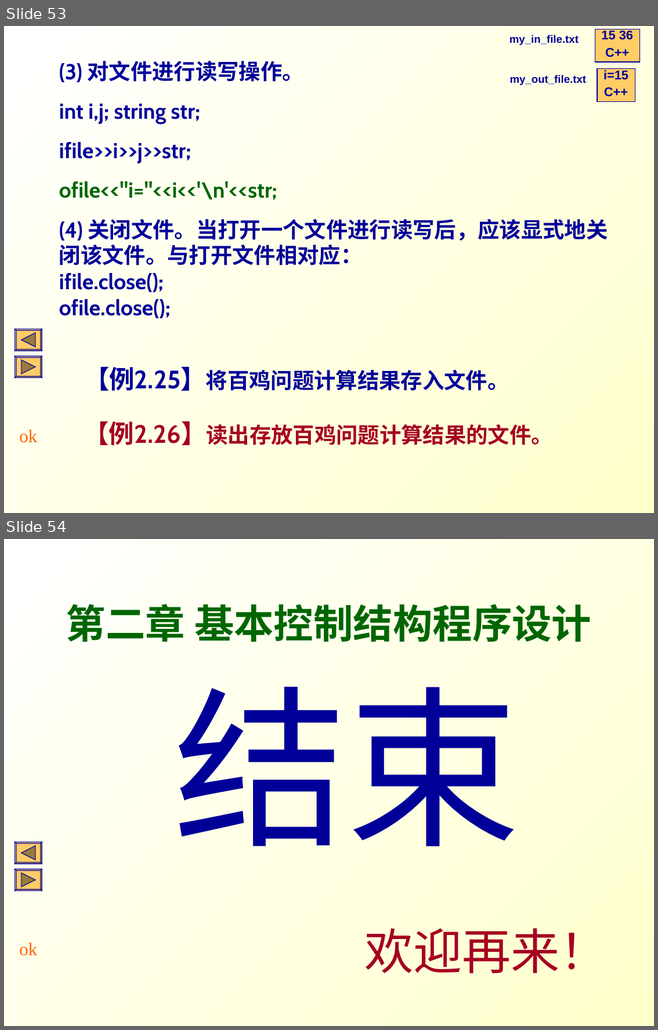
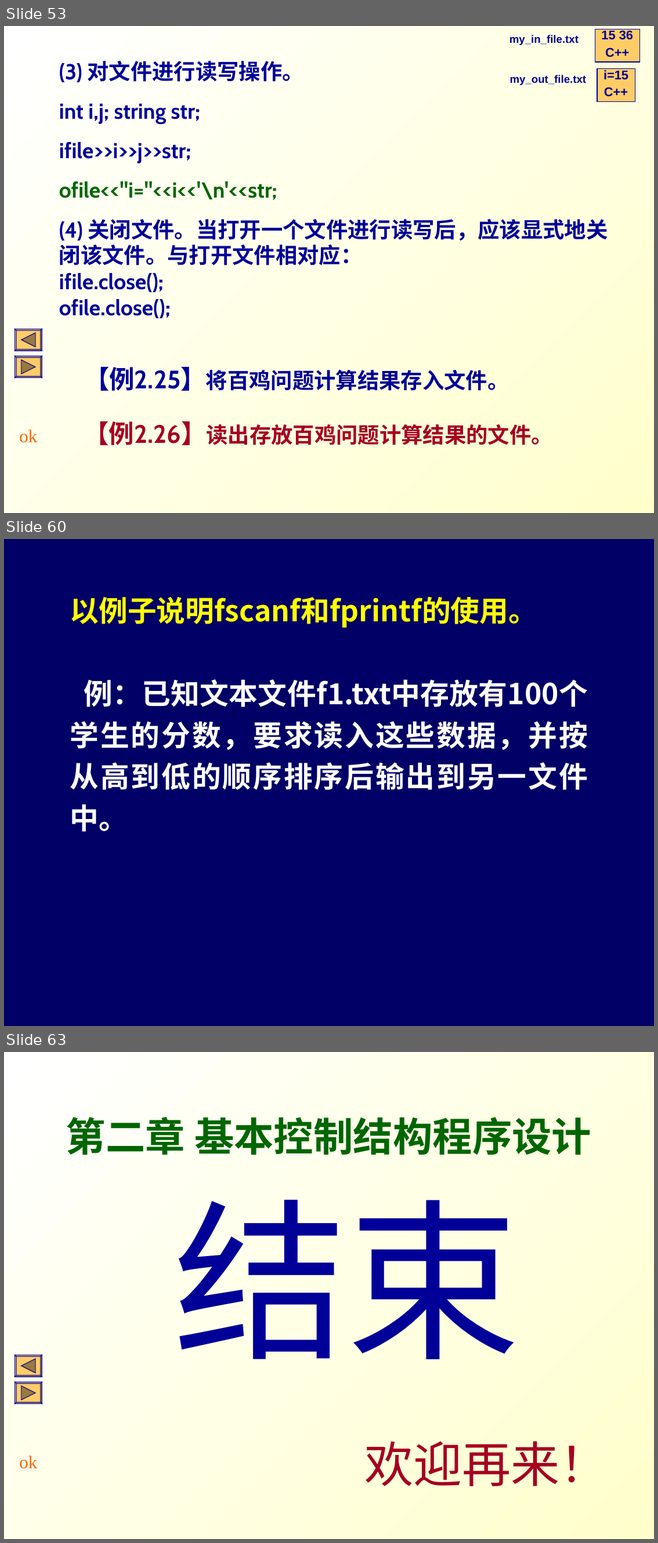
Before and after one commit to Changhe160/Changhe160.github.io, a slide deck: teachingRes/Cplusplus/unit02控制结构.ppt. Shown one above the other, each under a label of ours: slides 53 and 54 before the commit, slides 53, 60 and 63 after it; the slides between them are not shown. The pictures are 658x1030 and 658x1543 pixels, drawn with LibreOffice and Linux fonts; fonts in the diff are those of the drawing. Boxes give left, top, right and bottom in pixels: in the first picture for what was removed or moved away, otherwise in the second. Text is boxed around its words. In the diff, an @@ line names an element or a change of style, - is before the commit and + after.

```diff
--- a/teachingRes/Cplusplus/unit02控制结构.ppt
+++ b/teachingRes/Cplusplus/unit02控制结构.ppt
@@ slide 60 added at (4,539,654,1026), background #000066 @@
@@ text added at (70,596,587,832), 32 pt, text #FFFFFF, bold @@
+以例子说明fscanf和fprintf的使用。
+例：已知文本文件f1.txt中存放有100个学生的分数，要求读入这些数据，并按从高到低的顺序排序后输出到另一文件中。
@@ what was slide 54 is now slide 63 @@
```
Also in this commit, not shown: 8 other slides added, 1 other file.
